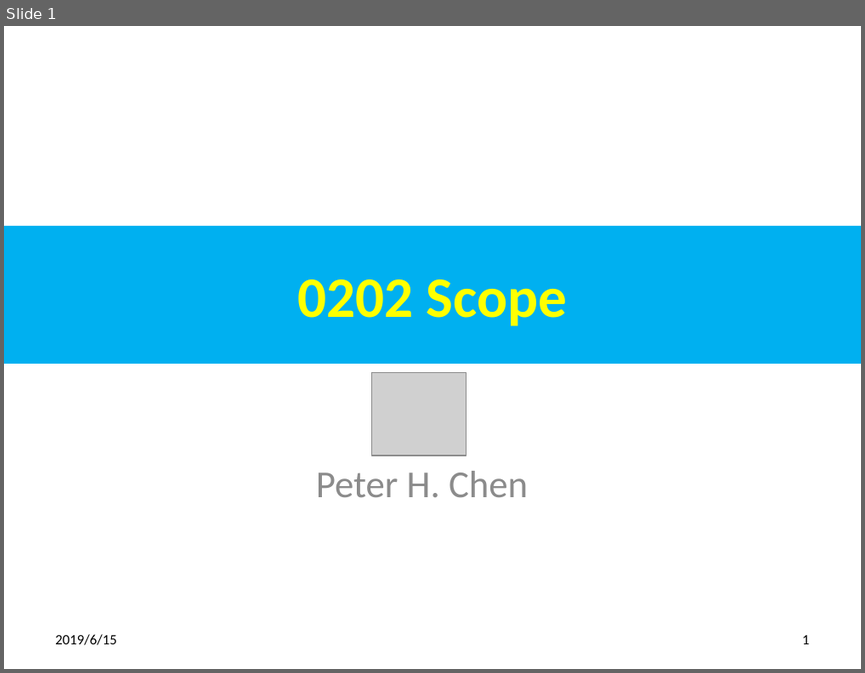
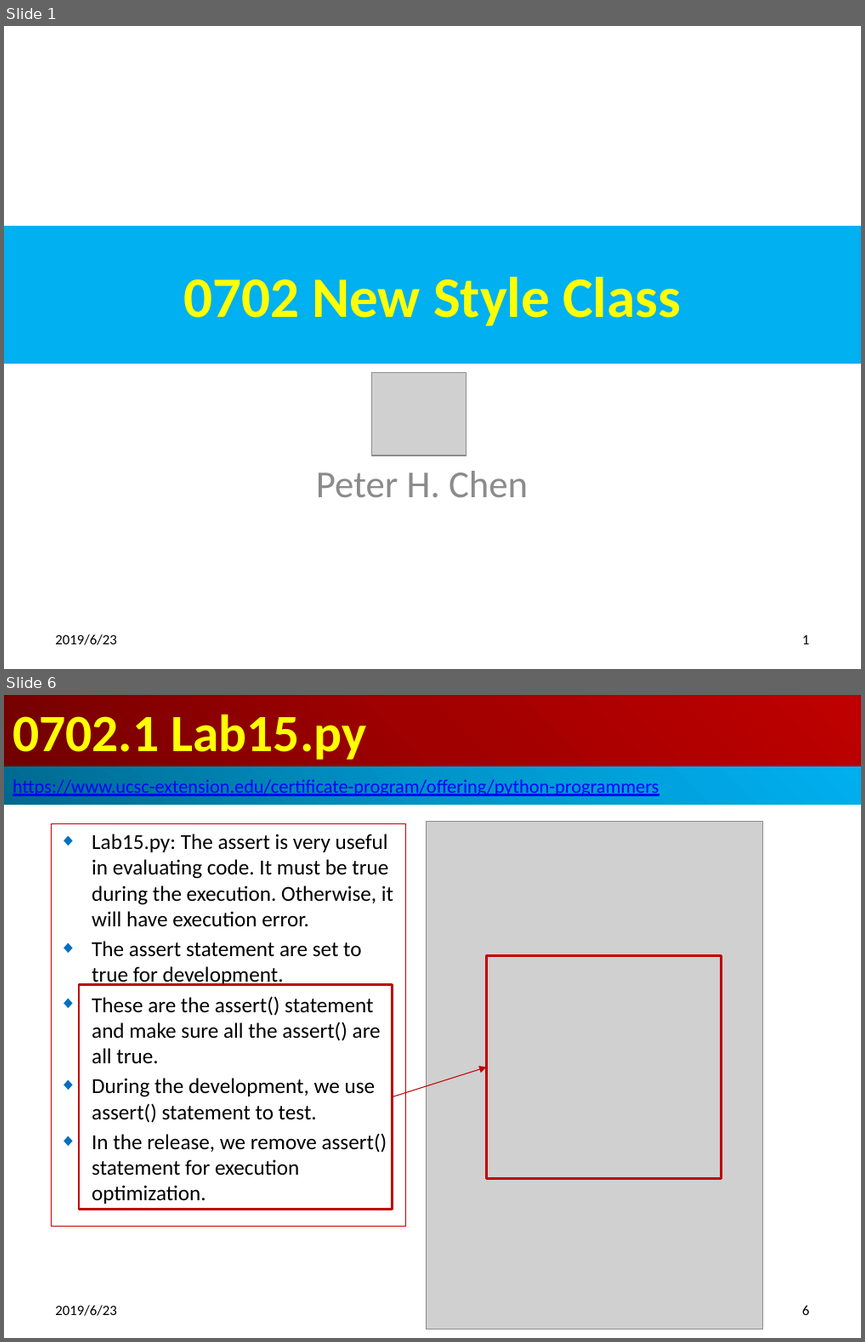
Before and after one commit to pchen0723/700-Python-Adv, a slide deck: 07_OverrideClass/0902_Class.pptx. Shown one above the other, each under a label of ours: slide 1 before the commit, slides 1 and 6 after it; the slides between them are not shown. The pictures are 865x673 and 865x1342 pixels, drawn with LibreOffice and Linux fonts; fonts in the diff are those of the drawing; grey boxes stand for pictures. Boxes give left, top, right and bottom in pixels: in the first picture for what was removed or moved away, otherwise in the second. Text is boxed around its words. In the diff, an @@ line names an element or a change of style, - is before the commit and + after.

```diff
--- a/07_OverrideClass/0902_Class.pptx
+++ b/07_OverrideClass/0902_Class.pptx
@@ slide 6 added at (4,695,861,1338), background #FFFFFF @@
@@ title added at (4,695,861,767), fill gradient #720000 to #A20000 to #C00000, 44 pt, text #FFFF00, bold @@
+0702.1 Lab15.py
@@ rectangle added at (4,767,861,805), fill gradient #00688E to #0094CA to #00B0F0, 16 pt, text #0000FF, underline @@
+  https://www.ucsc-extension.edu/certificate-program/offering/python-programmers
@@ picture added at (426,822,763,1329) @@
@@ subtitle added at (51,823,406,1225), outline #C00000 0.75 pt, 18 pt, text #000000 @@
+◆ Lab15.py: The assert is very useful in evaluating code. It must be true during the execution. Otherwise, it will have execution error.
+◆ The assert statement are set to true for development.
+◆ These are the assert() statement and make sure all the assert() are all true.
+◆ During the development, we use assert() statement to test.
+◆ In the release, we remove assert() statement for execution optimization.
@@ rectangle added at (487,955,721,1179), outline #C00000 2 pt @@
@@ rectangle added at (79,985,392,1209), outline #C00000 2 pt @@
@@ arrow added from (392, 1097) to (487, 1066), #C00000 0.75 pt @@
@@ text added at (55,1304,116,1315), 12 pt, text #000000 @@
+2019/6/23
@@ page number added at (802,1304,809,1315), 12 pt, text #000000 @@
+6
@@ slide 1 changed as well @@
@@ title at (183,277,681,326): text changed @@
-0202 Scope
+0702 New Style Class
@@ text at (55,634,116,645): text changed @@
-2019/6/15
+2019/6/23
```
Also in this commit, not shown: 2 other slides changed, 29 other slides added, 17 other files.
